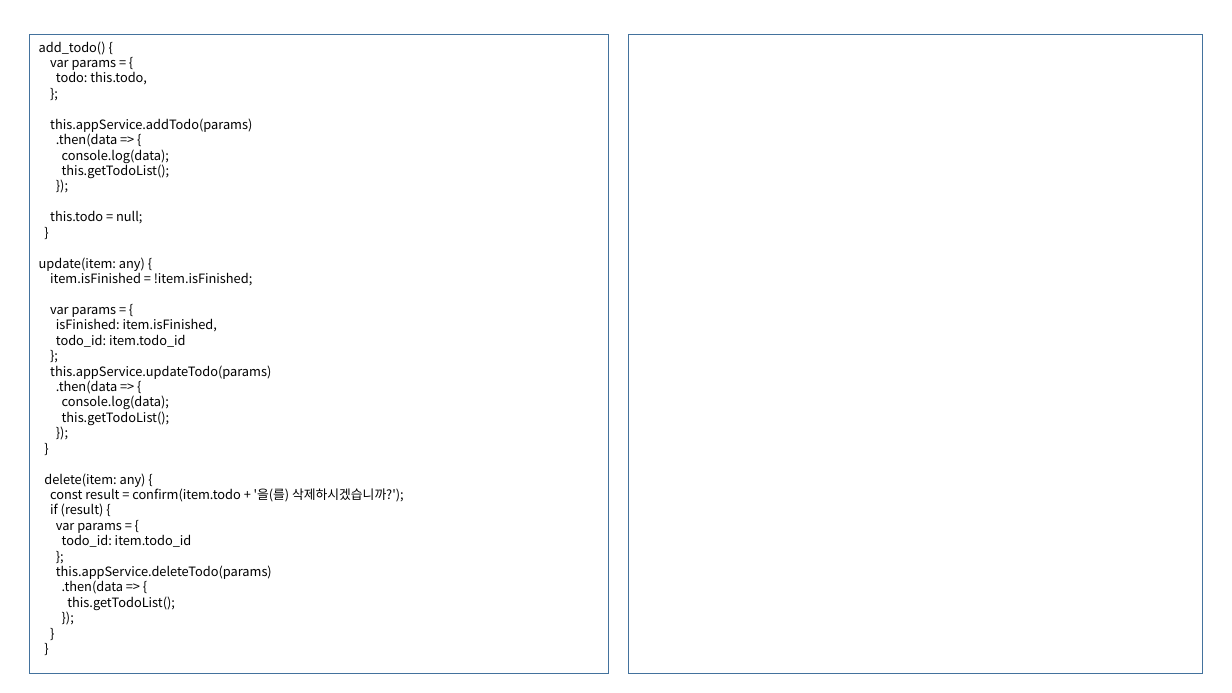
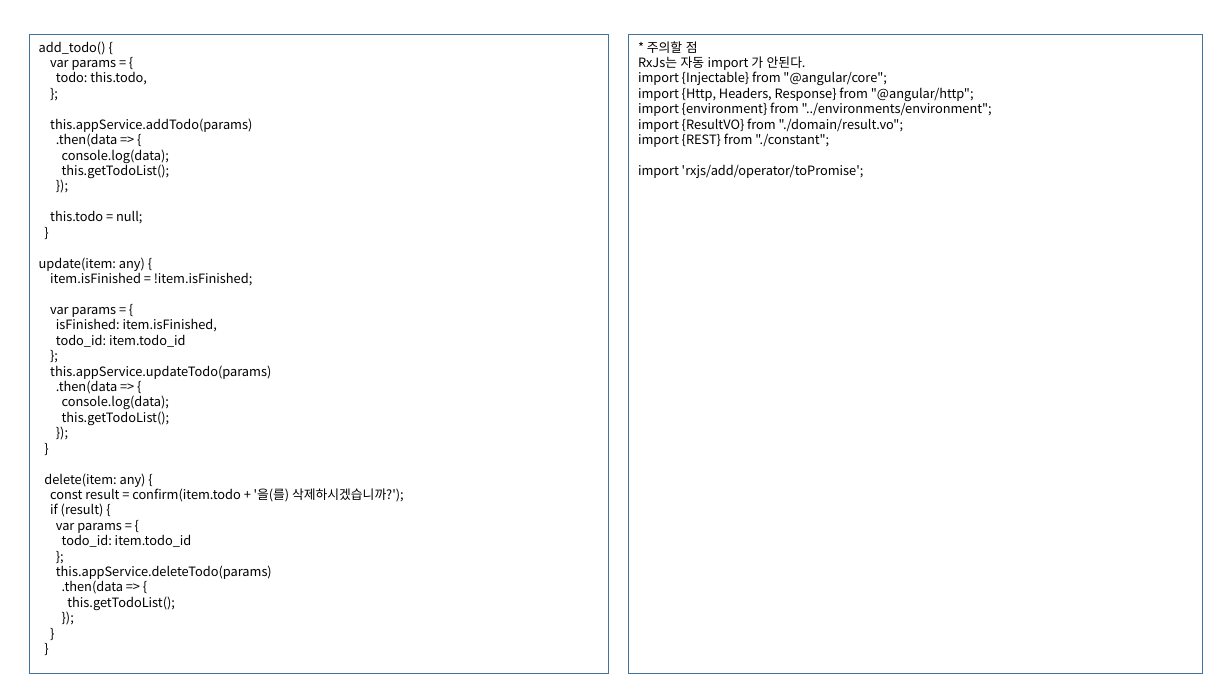
Before and after one commit to eastflag/myTodoApp, a slide deck: slide 13 of doc/todo_화면정의서_설명추가.pptx (slide 14 before the commit). Drawn at 1232x693 pixels with LibreOffice and Linux fonts; fonts in the diff are those of the drawing. Boxes give left, top, right and bottom in pixels: in the first picture for what was removed or moved away, otherwise in the second. Text is boxed around its words. In the diff, an @@ line names an element or a change of style, - is before the commit and + after.

```diff
--- a/doc/todo_화면정의서_설명추가.pptx
+++ b/doc/todo_화면정의서_설명추가.pptx
@@ text in rectangle at box(638, 41, 992, 178): text added @@
+* 주의할 점
+RxJs는 자동 import 가 안된다.
+import {Injectable} from "@angular/core";
+import {Http, Headers, Response} from "@angular/http";
+import {environment} from "../environments/environment";
+import {ResultVO} from "./domain/result.vo";
+import {REST} from "./constant";
+import 'rxjs/add/operator/toPromise';
```
Also in this commit, not shown: 1 slide removed, 2 other files.
